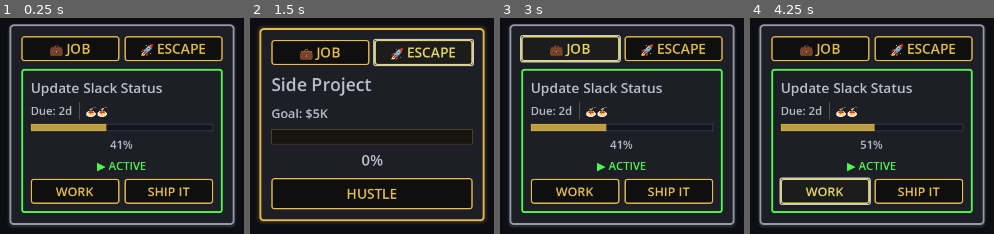
Above: before the commit, frames 1-4 (left to right).
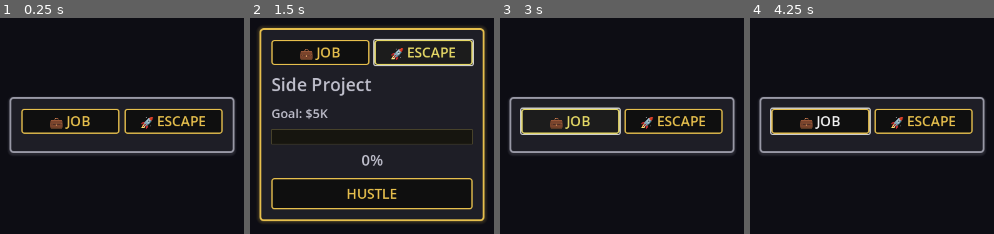
Above: after the commit, the same moments.

Repository: lmchoi/alt-f-this
Game: Godot game, scene res://scenes/task_panel_v2_demo.tscn
The game is run twice, just before and just after one commit, with the same random seed, the same clock (stepped at 60 frames per second) and the same inputs. This scene is started directly instead of the project's main scene.
Inputs (mouse positions are in pixels of both pictures, inside the frame that each line leads up to):
- Up to frame 1 (0.25 s): no input
- Up to frame 2 (1.5 s): click "💼 JOB" at 0.5 s; click "🚀 ESCAPE" at 1.25 s
- Up to frame 3 (3 s): click "HUSTLE" at 2 s; click "💼 JOB" at 2.75 s
- Up to frame 4 (4.25 s): click (825, 190) at 3.5 s, where only the run before the commit has a clickable "WORK"

The runs differ from the first frame. In frame 1, 22% of the frame differs, in the area x 3-97%, y 2-97%; in frame 2, nothing differs; in frame 3, 23%; in frame 4, 23%.

Commit message:
Add dynamic multi-task display to TaskPanelV2
- Remove hardcoded TaskCard from task_panel_v2.tscn
- Implement update-in-place pattern for task card creation
- Connect to GameManager.tasks_changed signal for automatic updates
- Display all tasks in GameManager.tasks array (not just current_task)
- Highlight current task with green border and "ACTIVE" label
- Reuse existing cards when possible to preserve UI state

Prepares for interruption system that will add new tasks dynamically.

🤖 Generated with [Claude Code](https://claude.com/claude-code)

Co-Authored-By: Claude <noreply@anthropic.com>

Diff:
--- a/scenes/task_panel_v2.gd
+++ b/scenes/task_panel_v2.gd
@@ -18,12 +18,15 @@
 var job_theme_style: StyleBox
 var escape_theme_style: StyleBox
 
+# Task card management
+const TaskCardScene = preload("res://scenes/task_card.tscn")
+var task_cards: Array = []  # Keep references to instantiated cards
+
 # Node references
 @onready var job_tab := $MarginContainer/VBoxContainer/TabBar/JobTab as Button
 @onready var escape_tab := $MarginContainer/VBoxContainer/TabBar/EscapeTab as Button
 @onready var job_content := $MarginContainer/VBoxContainer/JobContent as VBoxContainer
 @onready var escape_content := $MarginContainer/VBoxContainer/EscapeContent as VBoxContainer
-@onready var task_card := $MarginContainer/VBoxContainer/JobContent/TaskCard
 @onready var hustle_button := $MarginContainer/VBoxContainer/EscapeContent/ActionButtons/HustleButton as Button
 
 # Legacy single-task nodes (for ESCAPE tab)
@@ -58,13 +61,10 @@
 	escape_tab.pressed.connect(_on_escape_tab_pressed)
 	hustle_button.pressed.connect(_on_hustle_pressed)
 
-	# Connect TaskCard signals
-	task_card.work_pressed.connect(_on_task_work_pressed)
-	task_card.ship_it_pressed.connect(_on_task_ship_it_pressed)
-
 	# Connect to GameManager signals
 	GameManager.current_task_updated.connect(_on_task_updated)
 	GameManager.side_project_updated.connect(_on_side_project_updated)
+	GameManager.tasks_changed.connect(_on_tasks_changed)
 
 	# Initial update
 	_update_display()
@@ -99,11 +99,39 @@
 		escape_content.visible = true
 	_apply_theme(current_task_type)
 
+func _on_tasks_changed(tasks: Array[Task]) -> void:
+	"""Handle tasks list changes from GameManager."""
+	_update_task_list()
+
 func _update_task_list() -> void:
-	"""Update the task card with current_task."""
-	if GameManager.current_task:
-		task_card.set_task(GameManager.current_task)
-		task_card.set_active(true)  # Single task is always active
+	"""Update task cards to match GameManager.tasks using update-in-place pattern."""
+	var tasks = GameManager.tasks
+
+	# Update existing cards or create new ones
+	for i in tasks.size():
+		var card = null
+
+		if i < task_cards.size():
+			# Reuse existing card
+			card = task_cards[i]
+		else:
+			# Need more cards - create new one
+			card = TaskCardScene.instantiate()
+			job_content.add_child(card)
+			task_cards.append(card)
+
+			# Connect signals from the new card
+			card.work_pressed.connect(_on_task_work_pressed)
+			card.ship_it_pressed.connect(_on_task_ship_it_pressed)
+
+		# Update card with task data
+		card.set_task(tasks[i])
+		card.set_active(tasks[i] == GameManager.current_task)
+		card.visible = true
+
+	# Hide excess cards
+	for i in range(tasks.size(), task_cards.size()):
+		task_cards[i].visible = false
 
 func _on_task_work_pressed(task: Task) -> void:
 	"""Handle WORK button pressed on a task card."""
--- a/scenes/task_panel_v2.tscn
+++ b/scenes/task_panel_v2.tscn
@@ -1,9 +1,8 @@
-[gd_scene load_steps=7 format=3 uid="uid://c8xqy4n5pqr7w"]
+[gd_scene load_steps=6 format=3 uid="uid://c8xqy4n5pqr7w"]
 
 [ext_resource type="Theme" uid="uid://buaicsh0r3xyc" path="res://themes/main_theme.tres" id="1_theme"]
 [ext_resource type="Script" path="res://scenes/task_panel_v2.gd" id="2_script"]
 [ext_resource type="Script" path="res://scripts/ui/action_button.gd" id="3_action_button"]
-[ext_resource type="PackedScene" uid="uid://d2uw2sgfwjw0a" path="res://scenes/task_card.tscn" id="4_task_card"]
 
 [sub_resource type="StyleBoxFlat" id="StyleBoxFlat_panel"]
 bg_color = Color(0.12, 0.12, 0.15, 1)
@@ -73,9 +72,6 @@
 layout_mode = 2
 theme_override_constants/separation = 12
 
-[node name="TaskCard" parent="MarginContainer/VBoxContainer/JobContent" instance=ExtResource("4_task_card")]
-layout_mode = 2
-
 [node name="EscapeContent" type="VBoxContainer" parent="MarginContainer/VBoxContainer"]
 visible = false
 layout_mode = 2
